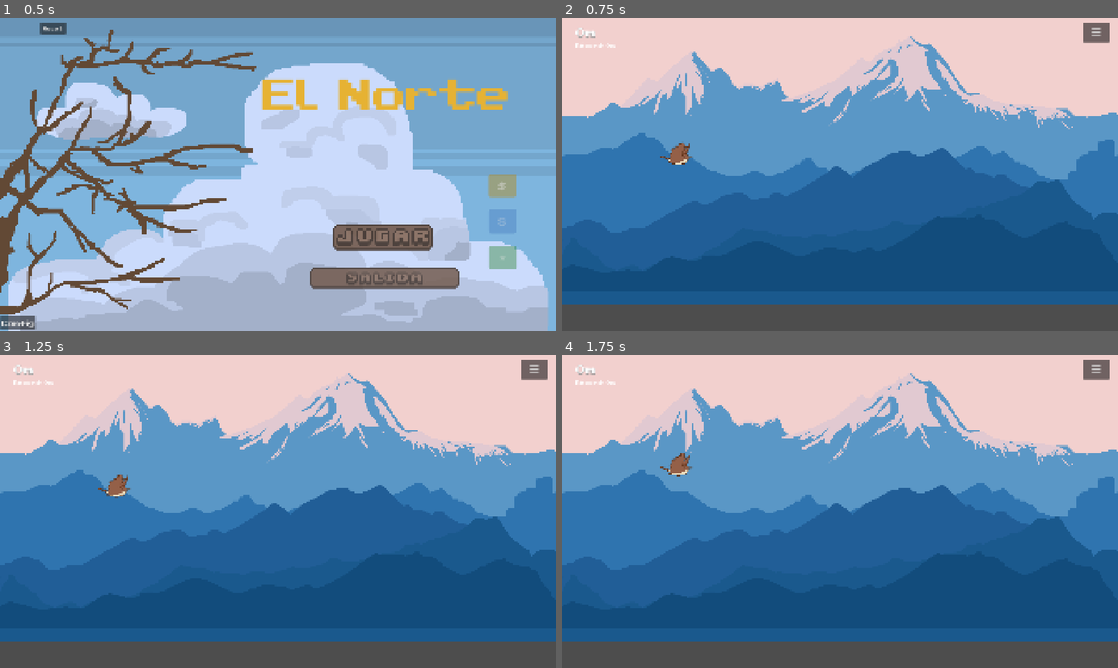
Above: before the commit, frames 1-4 (two rows, left to right).
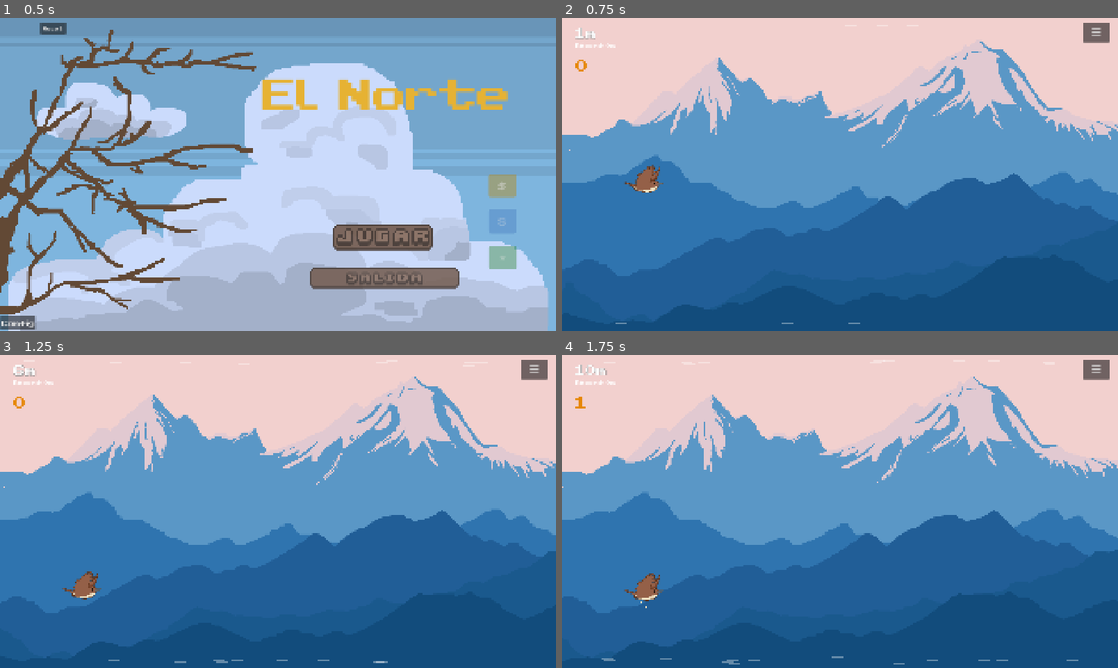
Above: after the commit, the same moments.

Repository: TomasMoreno21/El-Norte
Game: Godot game, scene res://scenes/menu/menu.tscn
The game is run twice, just before and just after one commit, with the same random seed, the same clock (stepped at 60 frames per second) and the same inputs.
Inputs (mouse positions are in pixels of both pictures, inside the frame that each line leads up to):
- Up to frame 1 (0.5 s): no input
- Up to frame 2 (0.75 s): click (945, 237) at 0.5 s
- Up to frame 3 (1.25 s): no input
- Up to frame 4 (1.75 s): tap Enter at 1.25 s; move the mouse to (962, 495) at 1.27 s; hold D from 1.28 s (still down); tap Tab at 1.35 s; click (962, 495) at 1.42 s; tap Space at 1.52 s

Frame 1 is identical in both runs. In frame 2, 35% of the frame differs, in the area x 0-100%, y 3-100%; in frame 3, 34%; in frame 4, 34%.
Error before the commit: Parse Error: Unexpected "Indent" in class body. (res://scenes/main/main.gd:96)

Commit message:
feat: debug cheat F1 +100k palitos +1000 barro

Diff:
--- a/scenes/main/main.gd
+++ b/scenes/main/main.gd
@@ -93,7 +93,7 @@
 const TURBO_SPAWN_MULT := 1.5
 const RAFAGA_COOLDOWN := 1200.0
 const RAFAGA_CHANCE := 0.4
-	const RAFAGA_DURATION := 8.0
+const RAFAGA_DURATION := 8.0
 const RAFAGA_BOOST := 1.5
 const REAR_INTERVAL := 600.0
 const REAR_SPEED := 900.0
@@ -101,10 +101,10 @@
 const WAVE_COUNT := 4
 const CALMA_COOLDOWN := 800.0
 const CALMA_CHANCE := 0.25
-	const CALMA_DURATION := 6.0
+const CALMA_DURATION := 6.0
 const LLUVIA_INTERVAL := 2500.0
 const LLUVIA_CHANCE := 0.15
-	const LLUVIA_DURATION := 8.0
+const LLUVIA_DURATION := 8.0
 const REVIVE_COST := 200
 const REVIVE_REWIND := 150.0
 
@@ -870,5 +870,12 @@
 			await get_tree().create_timer(1.5).timeout
 			hud.hide_transition_message()
 
+func _input(event: InputEvent) -> void:
+	if event is InputEventKey and event.keycode == KEY_F1 and event.pressed and not event.echo:
+		DataManager.palitos_balance += 100000
+		DataManager.bolas_balance += 1000
+		DataManager.save_data()
+		print("DEBUG: +100000 palitos, +1000 barro")
+
 func _exit_tree() -> void:
 	AudioManager.stop_all_ambient()
